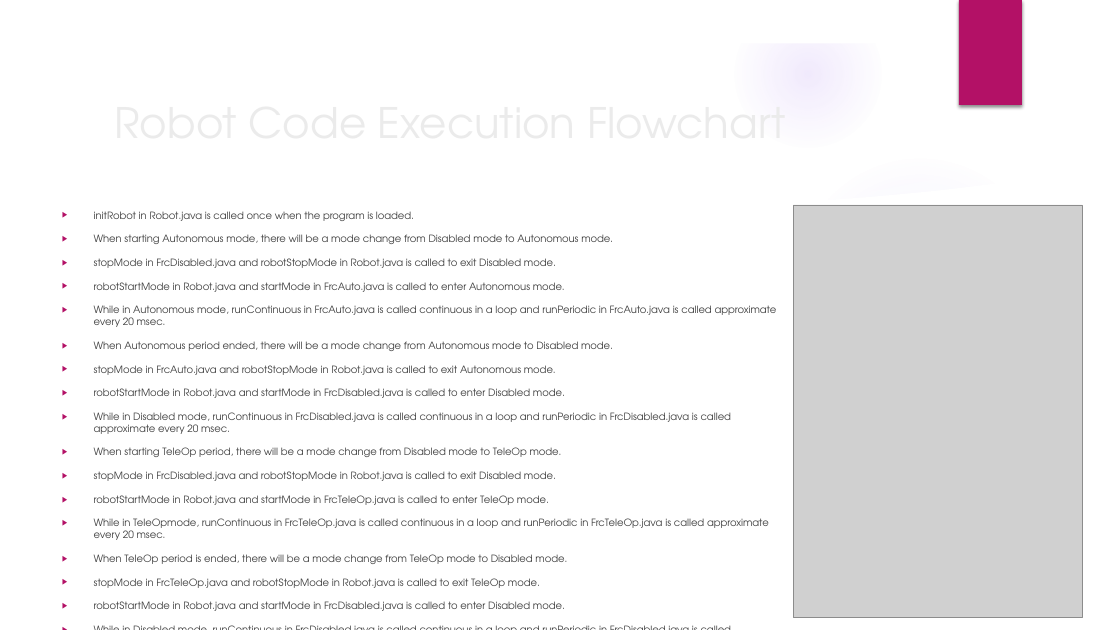
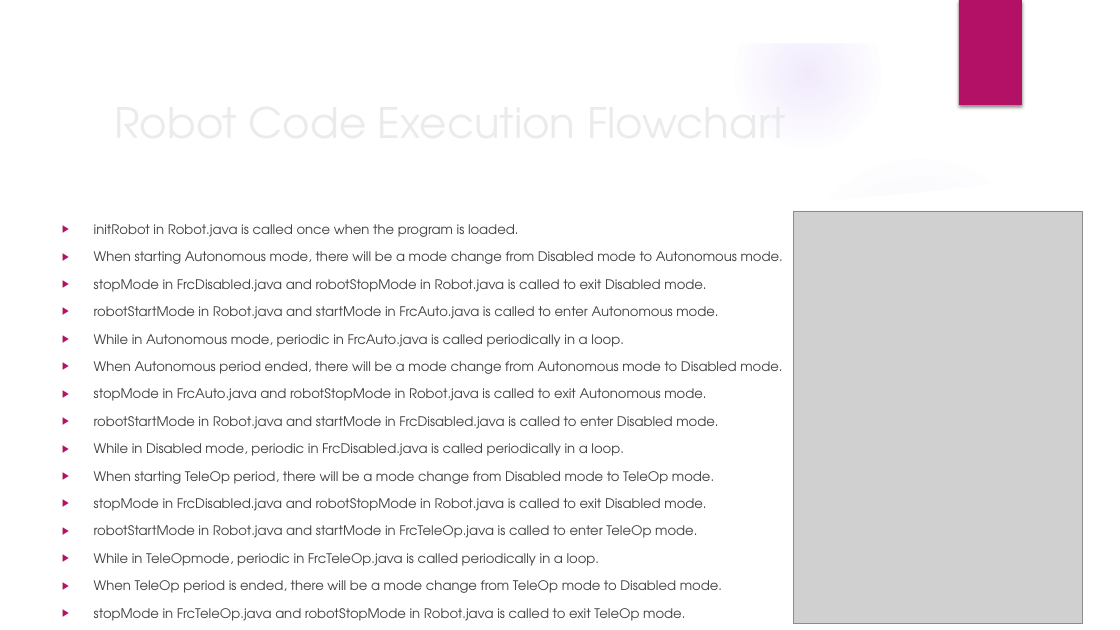
Before and after one commit to trc492/FrcProgrammingClass, a slide deck: slide 10 of Lesson1/AdvancedRoboticsLesson1.pptx. Drawn at 1120x630 pixels with LibreOffice and Linux fonts; fonts in the diff are those of the drawing; grey boxes stand for pictures; background and template pictures are left out. Boxes give left, top, right and bottom in pixels: in the first picture for what was removed or moved away, otherwise in the second. Text is boxed around its words. In the diff, an @@ line names an element or a change of style, - is before the commit and + after.

```diff
--- a/Lesson1/AdvancedRoboticsLesson1.pptx
+++ b/Lesson1/AdvancedRoboticsLesson1.pptx
@@ text at bbox=[94, 224, 783, 621]: text changed; size 8.6 to 11.2 pt @@
-▶ While in Disabled mode, runContinuous in FrcDisabled.java is called continuous in a loop and runPeriodic in FrcDisabled.java is called approximate every 20 msec.
+▶ While in Disabled mode, periodic in FrcDisabled.java is called periodically in a loop.
@@ text "initRobot in Robot.java is called ...": place and size @@
-text "initRobot in Robot.java is called ..." at bbox=[94, 211, 777, 611]
+text "initRobot in Robot.java is called ..." at bbox=[94, 224, 783, 621]
@@ text at bbox=[94, 224, 783, 621]: size 8.6 to 11.2 pt in "initRobot in Robot.java is called once when ...", "When starting Autonomous mode, there will be ...", "stopMode in FrcDisabled.java and robotStopMode in Robot.java ...", "robotStartMode in Robot.java and startMode in FrcAuto.java ..." and 9 more places @@
@@ picture: place and size @@
-picture at bbox=[793, 205, 1082, 618]
+picture at bbox=[793, 211, 1082, 624]
@@ text at bbox=[94, 334, 624, 347]: text changed; size 8.6 to 11.2 pt @@
-▶ While in Autonomous mode, runContinuous in FrcAuto.java is called continuous in a loop and runPeriodic in FrcAuto.java is called approximate every 20 msec.
+▶ While in Autonomous mode, periodic in FrcAuto.java is called periodically in a loop.
@@ text at bbox=[94, 443, 624, 456]: text changed; size 8.6 to 11.2 pt @@
-▶ While in Disabled mode, runContinuous in FrcDisabled.java is called continuous in a loop and runPeriodic in FrcDisabled.java is called approximate every 20 msec.
+▶ While in Disabled mode, periodic in FrcDisabled.java is called periodically in a loop.
@@ text at bbox=[94, 553, 600, 566]: text changed; size 8.6 to 11.2 pt @@
-▶ While in TeleOpmode, runContinuous in FrcTeleOp.java is called continuous in a loop and runPeriodic in FrcTeleOp.java is called approximate every 20 msec.
+▶ While in TeleOpmode, periodic in FrcTeleOp.java is called periodically in a loop.
```
Also in this commit, not shown: 5 other slides changed, 6 other files.
